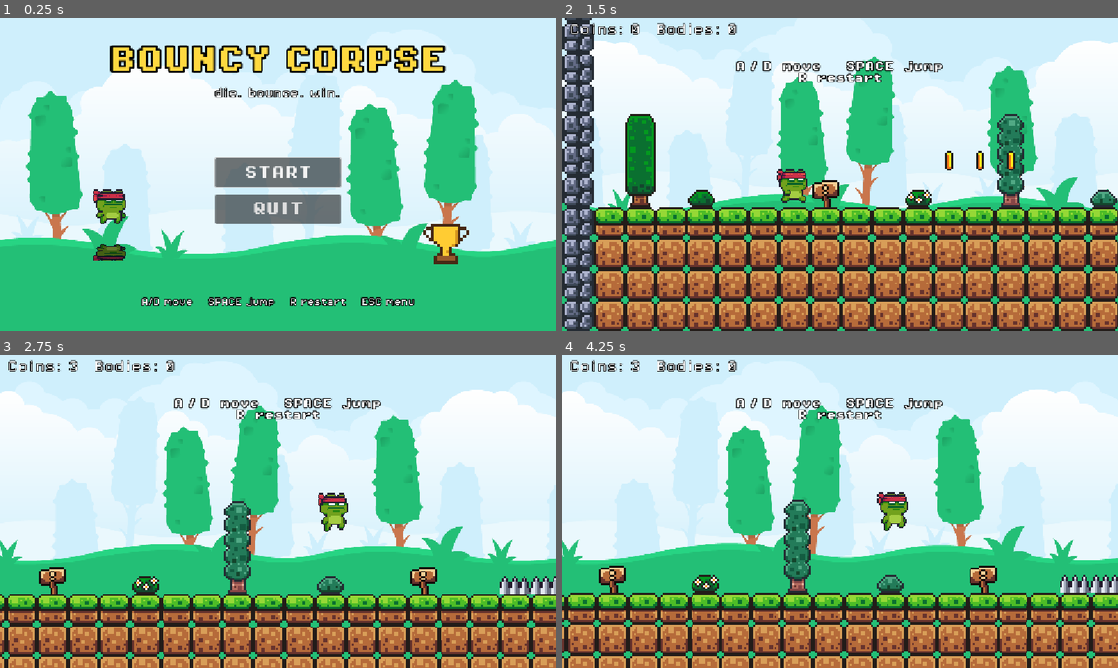
Above: before the commit, frames 1-4 (two rows, left to right).
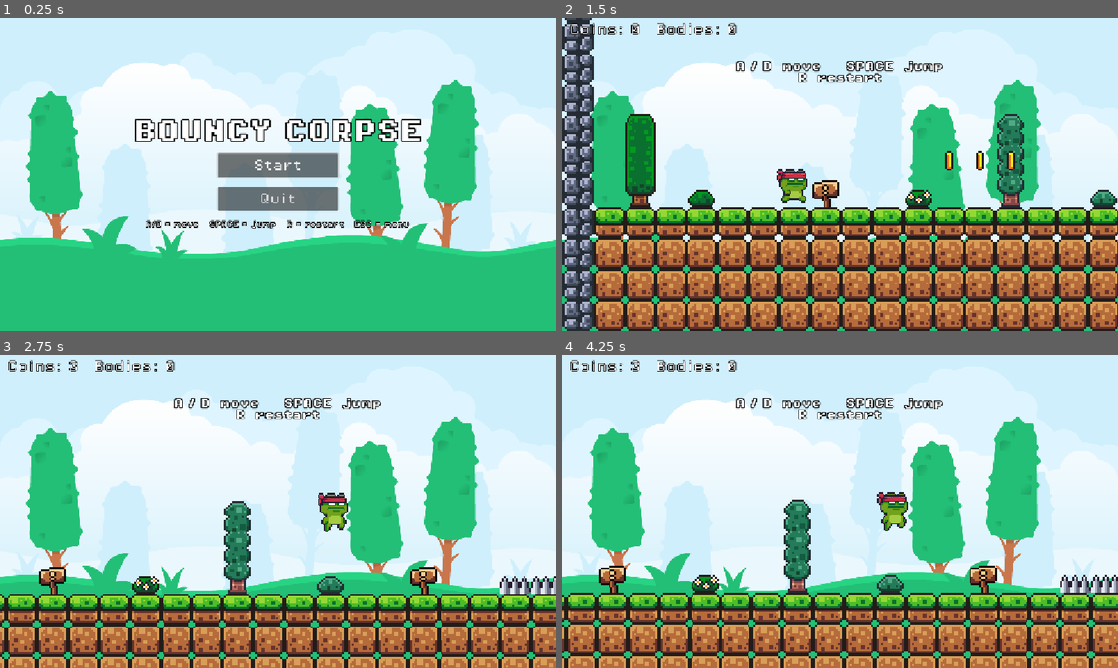
Above: after the commit, the same moments.

Repository: TheTechBot/Bouncy-Corpse
Game: Godot game, scene res://Scense/menu.tscn
Two runs of this game, one before a commit and one after it. Both use one fixed random seed, a clock stepped at 60 frames per second and the inputs below. Sound files missing from this copy of the repository are replaced by a short silence.
Inputs:
- Up to frame 1 (0.25 s): no input
- Up to frame 2 (1.5 s): click "START" (after the commit: "Start") at 0.5 s; hold D (move_right) from 1.28 s (still down)
- Up to frame 3 (2.75 s): keep holding D (move_right); tap Space (Jump) at 1.52, 2.27 s
- Up to frame 4 (4.25 s): release D (move_right) at 2.78 s; hold A (move_left) 2.78-3.53 s; hold D (move_right) from 3.53 s (still down); tap Space (Jump) at 3.77 s

The runs differ from the first frame. In frame 1, 12% of the frame differs, in the area x 16-85%, y 8-93%; in frame 2, 21%; in frame 3, 31%; in frame 4, 31%, in the area x 0-100%, y 11-76%.

Commit message:
Simpler menu and end screen that fit any screen size; background stays still
Co-Authored-By: Claude Opus 5.5 <noreply@anthropic.com>
Claude-Session: https://claude.ai/code/session_014DUYLSV2DbSXEdVa2n4tER

Diff:
--- a/Scense/end.tscn
+++ b/Scense/end.tscn
@@ -4,90 +4,71 @@
 [ext_resource type="Texture2D" path="res://Assets/sprites/backgroundColorFall.png" id="2_bg"]
 [ext_resource type="FontFile" path="res://Assets/fonts/PixelOperator8-Bold.ttf" id="3_bold"]
 [ext_resource type="FontFile" path="res://Assets/fonts/PixelOperator8.ttf" id="4_font"]
-[ext_resource type="Texture2D" path="res://Assets/sprites/trophy.png" id="5_trophy"]
-[ext_resource type="AudioStream" path="res://Assets/sounds/power_up.wav" id="6_win"]
-
-[sub_resource type="AtlasTexture" id="AtlasTexture_trophy"]
-atlas = ExtResource("5_trophy")
-region = Rect2(0, 0, 16, 16)
+[ext_resource type="AudioStream" path="res://Assets/sounds/power_up.wav" id="5_win"]
 
 [node name="End" type="Control"]
 layout_mode = 3
-anchors_preset = 0
-offset_right = 1152.0
-offset_bottom = 648.0
+anchors_preset = 15
+anchor_right = 1.0
+anchor_bottom = 1.0
+grow_horizontal = 2
+grow_vertical = 2
 script = ExtResource("1_end")
 
 [node name="Background" type="TextureRect" parent="."]
-layout_mode = 0
-offset_right = 1152.0
-offset_bottom = 648.0
+layout_mode = 1
+anchors_preset = 15
+anchor_right = 1.0
+anchor_bottom = 1.0
+grow_horizontal = 2
+grow_vertical = 2
 texture = ExtResource("2_bg")
 expand_mode = 1
 stretch_mode = 6
 
-[node name="Trophy" type="TextureRect" parent="."]
-layout_mode = 0
-offset_left = 516.0
-offset_top = 90.0
-offset_right = 636.0
-offset_bottom = 210.0
-texture = SubResource("AtlasTexture_trophy")
-expand_mode = 1
+[node name="Center" type="CenterContainer" parent="."]
+layout_mode = 1
+anchors_preset = 15
+anchor_right = 1.0
+anchor_bottom = 1.0
+grow_horizontal = 2
+grow_vertical = 2
 
-[node name="Title" type="Label" parent="."]
-layout_mode = 0
-offset_left = 76.0
-offset_top = 230.0
-offset_right = 1076.0
-offset_bottom = 310.0
-theme_override_colors/font_color = Color(1, 0.85, 0.25, 1)
+[node name="Box" type="VBoxContainer" parent="Center"]
+layout_mode = 2
+theme_override_constants/separation = 20
+
+[node name="Title" type="Label" parent="Center/Box"]
+layout_mode = 2
 theme_override_colors/font_outline_color = Color(0, 0, 0, 1)
-theme_override_constants/outline_size = 16
+theme_override_constants/outline_size = 12
 theme_override_fonts/font = ExtResource("3_bold")
-theme_override_font_sizes/font_size = 64
+theme_override_font_sizes/font_size = 48
 text = "THE END"
 horizontal_alignment = 1
 
-[node name="Text" type="Label" parent="."]
-layout_mode = 0
-offset_left = 76.0
-offset_top = 320.0
-offset_right = 1076.0
-offset_bottom = 400.0
+[node name="Text" type="Label" parent="Center/Box"]
+layout_mode = 2
 theme_override_colors/font_outline_color = Color(0, 0, 0, 1)
-theme_override_constants/outline_size = 8
+theme_override_constants/outline_size = 6
 theme_override_fonts/font = ExtResource("4_font")
-theme_override_font_sizes/font_size = 22
+theme_override_font_sizes/font_size = 18
 text = "you bounced back!
-thanks for playing :)"
+thanks for playing :)
+
+made by Aflah, Finan and Amjad"
 horizontal_alignment = 1
 
-[node name="Back" type="Button" parent="."]
-layout_mode = 0
-offset_left = 446.0
-offset_top = 430.0
-offset_right = 706.0
-offset_bottom = 490.0
-theme_override_fonts/font = ExtResource("3_bold")
-theme_override_font_sizes/font_size = 28
-text = "MENU"
-
-[node name="Credits" type="Label" parent="."]
-layout_mode = 0
-offset_left = 76.0
-offset_top = 580.0
-offset_right = 1076.0
-offset_bottom = 610.0
-theme_override_colors/font_outline_color = Color(0, 0, 0, 1)
-theme_override_constants/outline_size = 8
+[node name="Back" type="Button" parent="Center/Box"]
+custom_minimum_size = Vector2(250, 50)
+layout_mode = 2
+size_flags_horizontal = 4
 theme_override_fonts/font = ExtResource("4_font")
-theme_override_font_sizes/font_size = 16
-text = "made by Aflah, Finan and Amjad"
-horizontal_alignment = 1
+theme_override_font_sizes/font_size = 24
+text = "Menu"
 
 [node name="WinSound" type="AudioStreamPlayer" parent="."]
-stream = ExtResource("6_win")
+stream = ExtResource("5_win")
 autoplay = true
 
-[connection signal="pressed" from="Back" to="." method="_on_back_pressed"]
+[connection signal="pressed" from="Center/Box/Back" to="." method="_on_back_pressed"]
--- a/Scense/game.tscn
+++ b/Scense/game.tscn
@@ -190,16 +190,18 @@
 
 [node name="Game" type="Node2D" unique_id=574702287]
 
-[node name="Background" type="Parallax2D" parent="."]
-scroll_scale = Vector2(0.25, 0.25)
-scroll_offset = Vector2(0, 93)
-repeat_size = Vector2(256, 0)
-repeat_times = 6
-
-[node name="Sky" type="Sprite2D" parent="Background"]
+[node name="Background" type="CanvasLayer" parent="."]
+layer = -1
+
+[node name="Sky" type="TextureRect" parent="Background"]
+anchors_preset = 15
+anchor_right = 1.0
+anchor_bottom = 1.0
+grow_horizontal = 2
+grow_vertical = 2
 texture = ExtResource("bc_bg")
-centered = false
-scale = Vector2(0.25, 0.25)
+expand_mode = 1
+stretch_mode = 6
 
 [node name="TileMap" type="TileMap" parent="." unique_id=450482732]
 tile_set = SubResource("TileSet_ql73s")
--- a/Scense/level2.tscn
+++ b/Scense/level2.tscn
@@ -190,16 +190,18 @@
 
 [node name="Game" type="Node2D" unique_id=574702287]
 
-[node name="Background" type="Parallax2D" parent="."]
-scroll_scale = Vector2(0.25, 0.25)
-scroll_offset = Vector2(0, 93)
-repeat_size = Vector2(256, 0)
-repeat_times = 6
-
-[node name="Sky" type="Sprite2D" parent="Background"]
+[node name="Background" type="CanvasLayer" parent="."]
+layer = -1
+
+[node name="Sky" type="TextureRect" parent="Background"]
+anchors_preset = 15
+anchor_right = 1.0
+anchor_bottom = 1.0
+grow_horizontal = 2
+grow_vertical = 2
 texture = ExtResource("bc_bg")
-centered = false
-scale = Vector2(0.25, 0.25)
+expand_mode = 1
+stretch_mode = 6
 
 [node name="TileMap" type="TileMap" parent="." unique_id=450482732]
 tile_set = SubResource("TileSet_ql73s")
--- a/Scense/menu.tscn
+++ b/Scense/menu.tscn
@@ -4,128 +4,78 @@
 [ext_resource type="Texture2D" path="res://Assets/sprites/backgroundColorGrass.png" id="2_bg"]
 [ext_resource type="FontFile" path="res://Assets/fonts/PixelOperator8-Bold.ttf" id="3_bold"]
 [ext_resource type="FontFile" path="res://Assets/fonts/PixelOperator8.ttf" id="4_font"]
-[ext_resource type="Texture2D" path="res://Assets/sprites/Idle (32x32).png" id="5_frog"]
-[ext_resource type="Texture2D" path="res://Assets/sprites/trophy.png" id="6_trophy"]
-[ext_resource type="AudioStream" path="res://Assets/music/time_for_adventure.mp3" id="7_music"]
-
-[sub_resource type="AtlasTexture" id="AtlasTexture_frog"]
-atlas = ExtResource("5_frog")
-region = Rect2(0, 0, 32, 32)
-
-[sub_resource type="AtlasTexture" id="AtlasTexture_trophy"]
-atlas = ExtResource("6_trophy")
-region = Rect2(0, 0, 16, 16)
+[ext_resource type="AudioStream" path="res://Assets/music/time_for_adventure.mp3" id="5_music"]
 
 [node name="Menu" type="Control"]
 layout_mode = 3
-anchors_preset = 0
-offset_right = 1152.0
-offset_bottom = 648.0
+anchors_preset = 15
+anchor_right = 1.0
+anchor_bottom = 1.0
+grow_horizontal = 2
+grow_vertical = 2
 script = ExtResource("1_menu")
 
 [node name="Background" type="TextureRect" parent="."]
-layout_mode = 0
-offset_right = 1152.0
-offset_bottom = 648.0
+layout_mode = 1
+anchors_preset = 15
+anchor_right = 1.0
+anchor_bottom = 1.0
+grow_horizontal = 2
+grow_vertical = 2
 texture = ExtResource("2_bg")
 expand_mode = 1
 stretch_mode = 6
 
-[node name="Title" type="Label" parent="."]
-layout_mode = 0
-offset_left = 76.0
-offset_top = 60.0
-offset_right = 1076.0
-offset_bottom = 140.0
-theme_override_colors/font_color = Color(1, 0.85, 0.25, 1)
+[node name="Center" type="CenterContainer" parent="."]
+layout_mode = 1
+anchors_preset = 15
+anchor_right = 1.0
+anchor_bottom = 1.0
+grow_horizontal = 2
+grow_vertical = 2
+
+[node name="Box" type="VBoxContainer" parent="Center"]
+layout_mode = 2
+theme_override_constants/separation = 20
+
+[node name="Title" type="Label" parent="Center/Box"]
+layout_mode = 2
 theme_override_colors/font_outline_color = Color(0, 0, 0, 1)
-theme_override_constants/outline_size = 16
+theme_override_constants/outline_size = 12
 theme_override_fonts/font = ExtResource("3_bold")
-theme_override_font_sizes/font_size = 56
+theme_override_font_sizes/font_size = 48
 text = "BOUNCY CORPSE"
 horizontal_alignment = 1
 
-[node name="Subtitle" type="Label" parent="."]
-layout_mode = 0
-offset_left = 76.0
-offset_top = 145.0
-offset_right = 1076.0
-offset_bottom = 180.0
+[node name="Start" type="Button" parent="Center/Box"]
+custom_minimum_size = Vector2(250, 50)
+layout_mode = 2
+size_flags_horizontal = 4
+theme_override_fonts/font = ExtResource("4_font")
+theme_override_font_sizes/font_size = 24
+text = "Start"
+
+[node name="Quit" type="Button" parent="Center/Box"]
+custom_minimum_size = Vector2(250, 50)
+layout_mode = 2
+size_flags_horizontal = 4
+theme_override_fonts/font = ExtResource("4_font")
+theme_override_font_sizes/font_size = 24
+text = "Quit"
+
+[node name="Help" type="Label" parent="Center/Box"]
+layout_mode = 2
 theme_override_colors/font_outline_color = Color(0, 0, 0, 1)
-theme_override_constants/outline_size = 8
+theme_override_constants/outline_size = 6
 theme_override_fonts/font = ExtResource("4_font")
-theme_override_font_sizes/font_size = 20
-text = "die. bounce. win."
-horizontal_alignment = 1
-
-[node name="DeadFrog" type="TextureRect" parent="."]
-modulate = Color(0.6, 0.6, 0.7, 1)
-layout_mode = 0
-offset_left = 180.0
-offset_top = 468.0
-offset_right = 276.0
-offset_bottom = 516.0
-texture = SubResource("AtlasTexture_frog")
-expand_mode = 1
-flip_v = true
-
-[node name="Frog" type="TextureRect" parent="."]
-layout_mode = 0
-offset_left = 180.0
-offset_top = 372.0
-offset_right = 276.0
-offset_bottom = 468.0
-texture = SubResource("AtlasTexture_frog")
-expand_mode = 1
-
-[node name="Trophy" type="TextureRect" parent="."]
-layout_mode = 0
-offset_left = 876.0
-offset_top = 420.0
-offset_right = 972.0
-offset_bottom = 516.0
-texture = SubResource("AtlasTexture_trophy")
-expand_mode = 1
-
-[node name="Buttons" type="VBoxContainer" parent="."]
-layout_mode = 0
-offset_left = 446.0
-offset_top = 290.0
-offset_right = 706.0
-offset_bottom = 440.0
-theme_override_constants/separation = 16
-
-[node name="Start" type="Button" parent="Buttons"]
-custom_minimum_size = Vector2(0, 60)
-layout_mode = 2
-theme_override_fonts/font = ExtResource("3_bold")
-theme_override_font_sizes/font_size = 28
-text = "START"
-
-[node name="Quit" type="Button" parent="Buttons"]
-custom_minimum_size = Vector2(0, 60)
-layout_mode = 2
-theme_override_fonts/font = ExtResource("3_bold")
-theme_override_font_sizes/font_size = 28
-text = "QUIT"
-
-[node name="Help" type="Label" parent="."]
-layout_mode = 0
-offset_left = 76.0
-offset_top = 580.0
-offset_right = 1076.0
-offset_bottom = 610.0
-theme_override_colors/font_outline_color = Color(0, 0, 0, 1)
-theme_override_constants/outline_size = 8
-theme_override_fonts/font = ExtResource("4_font")
-theme_override_font_sizes/font_size = 16
-text = "A/D move    SPACE jump    R restart    ESC menu"
+theme_override_font_sizes/font_size = 14
+text = "A/D = move   SPACE = jump   R = restart   ESC = menu"
 horizontal_alignment = 1
 
 [node name="Music" type="AudioStreamPlayer" parent="."]
-stream = ExtResource("7_music")
+stream = ExtResource("5_music")
 autoplay = true
 bus = &"music"
 
-[connection signal="pressed" from="Buttons/Start" to="." method="_on_start_pressed"]
-[connection signal="pressed" from="Buttons/Quit" to="." method="_on_quit_pressed"]
+[connection signal="pressed" from="Center/Box/Start" to="." method="_on_start_pressed"]
+[connection signal="pressed" from="Center/Box/Quit" to="." method="_on_quit_pressed"]
--- a/Scripts/end.gd
+++ b/Scripts/end.gd
@@ -2,7 +2,7 @@
 
 
 func _ready():
-	$Back.grab_focus()
+	$Center/Box/Back.grab_focus()
 	#go back to the menu by itself after a few seconds
 	await get_tree().create_timer(8).timeout
 	GameManager.go_to_menu()
--- a/Scripts/menu.gd
+++ b/Scripts/menu.gd
@@ -1,16 +1,8 @@
 extends Control
-
-var time = 0.0
 
 
 func _ready():
-	$Buttons/Start.grab_focus() #so u can also press enter
-
-
-func _process(delta):
-	#make the frog bounce on the dead frog :)
-	time += delta
-	$Frog.position.y = 372 - abs(sin(time * 3)) * 60
+	$Center/Box/Start.grab_focus() #so u can press enter too
 
 
 func _on_start_pressed():
